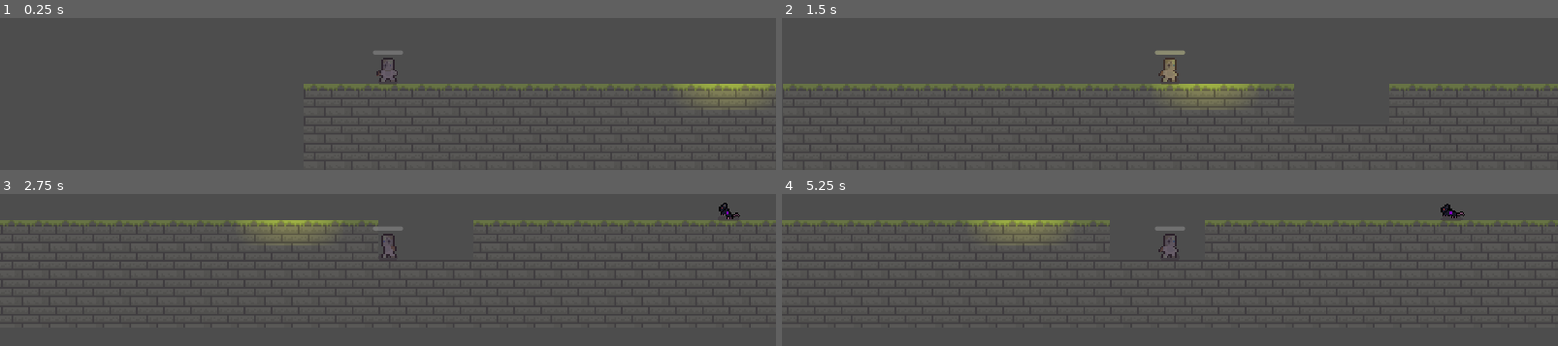
Above: before the commit, frames 1-4 (two rows, left to right).
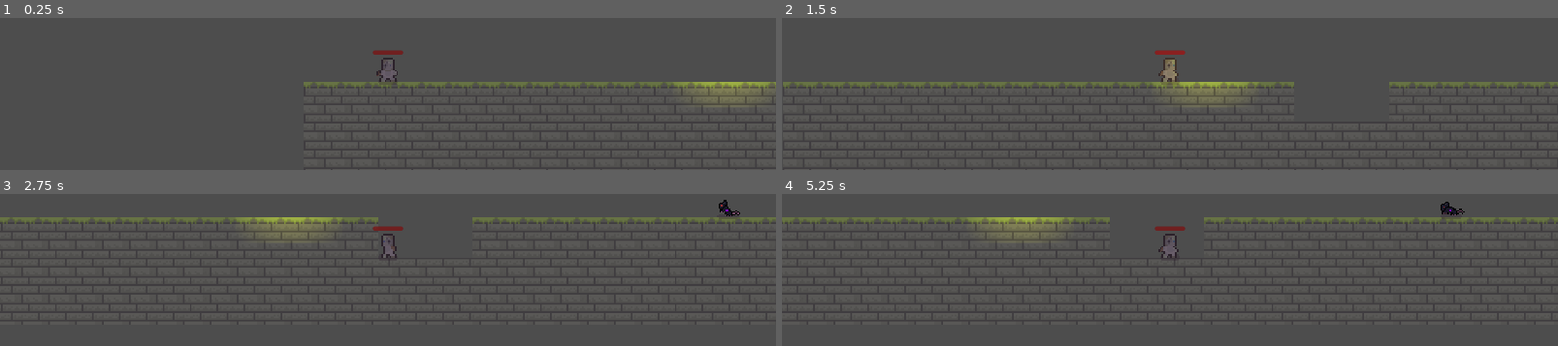
Above: after the commit, the same moments.

Repository: PlantvZombie/Game
Game: Godot game, scene res://Level1.tscn
The game is run twice, just before and just after one commit, with the same random seed, the same clock (stepped at 60 frames per second) and the same inputs.
Inputs (mouse positions are in pixels of both pictures, inside the frame that each line leads up to):
- Up to frame 1 (0.25 s): no input
- Up to frame 2 (1.5 s): tap Enter at 0.5 s; move the mouse to (outside the picture) at 0.52 s; hold D (right) from 0.53 s (still down); click (outside the picture) at 0.6 s; tap W (up) at 0.77 s; move the mouse to (outside the picture) at 1.27 s; right-click (outside the picture) at 1.35 s
- Up to frame 3 (2.75 s): tap W (up) at 1.52 s; move the mouse to (outside the picture) at 2.02 s; release D (right) at 2.03 s; hold A (left) from 2.03 s (still down); tap Space (space) at 2.1 s
- Up to frame 4 (5.25 s): move the mouse to (1131, 215) at 2.77 s; release A (left) at 2.78 s; hold D (right) 2.78-4.28 s; click (1131, 215) at 2.85 s; tap W (up) at 3.02, 3.77, 4.52 s; move the mouse to (outside the picture) at 3.52 s; right-click (outside the picture) at 3.6 s; move the mouse to (outside the picture) at 4.27 s; hold A (left) 4.28-5.03 s; tap Space (space) at 4.35 s; move the mouse to (outside the picture) at 5.02 s; hold D (right) from 5.03 s (still down); click (outside the picture) at 5.1 s

The runs differ from the first frame. In frame 1, 5.3% of the frame differs, in the area x 39-100%, y 21-100%; in frame 2, 7.9%; in frame 3, 10%; in frame 4, 11%, in the area x 0-100%, y 5-86%.

Commit message:
Changed Character Hitbox + Added Music

Diff:
--- a/Level1.tscn
+++ b/Level1.tscn
@@ -6,6 +6,7 @@
 [ext_resource type="PackedScene" uid="uid://dluf0lkl8gr5l" path="res://rat.tscn" id="4_wm20k"]
 [ext_resource type="PackedScene" uid="uid://bvkhpyt8vf03o" path="res://grapple_target.tscn" id="5_pg3jr"]
 [ext_resource type="AudioStream" uid="uid://clx6edfvgdwt2" path="res://Sounds/sewer-drain-86329.mp3" id="6_h4ii6"]
+[ext_resource type="AudioStream" uid="uid://bf7nnv78n4msn" path="res://Sounds/Tenebrous Brothers Carnival - Snake Lady.mp3" id="7_1m5jp"]
 
 [sub_resource type="TileSetAtlasSource" id="TileSetAtlasSource_ggv5s"]
 texture = ExtResource("2_8ycjo")
@@ -492,6 +493,11 @@
 autoplay = true
 max_distance = 1e+06
 
+[node name="AudioStreamPlayer" type="AudioStreamPlayer" parent="."]
+stream = ExtResource("7_1m5jp")
+volume_db = -15.0
+autoplay = true
+
 [connection signal="Attacked" from="Character" to="Rat" method="_on_character_attacked"]
 [connection signal="RatAttack" from="Rat" to="Character" method="_on_rat_rat_attack"]
 [connection signal="body_entered" from="Area2D" to="." method="_on_area_2d_body_entered"]
--- a/character.tscn
+++ b/character.tscn
@@ -8,9 +8,8 @@
 [ext_resource type="AudioStream" uid="uid://bacm5w1lx8uto" path="res://Sounds/homemadeoof-47509.mp3" id="6_d07h4"]
 [ext_resource type="AudioStream" uid="uid://bgeuwwefmjiy3" path="res://Sounds/desperate-shout-106691.mp3" id="7_b66xk"]
 
-[sub_resource type="CapsuleShape2D" id="CapsuleShape2D_8mbu1"]
-radius = 11.0
-height = 34.0
+[sub_resource type="RectangleShape2D" id="RectangleShape2D_7j4op"]
+size = Vector2(23, 28)
 
 [sub_resource type="ShaderMaterial" id="ShaderMaterial_dm4cm"]
 shader = ExtResource("1_g03qj")
@@ -364,7 +363,7 @@
 script = ExtResource("1_7og8y")
 
 [node name="CollisionShape2D" type="CollisionShape2D" parent="."]
-shape = SubResource("CapsuleShape2D_8mbu1")
+shape = SubResource("RectangleShape2D_7j4op")
 
 [node name="Sprite2D" type="AnimatedSprite2D" parent="CollisionShape2D"]
 texture_filter = 1
@@ -396,6 +395,7 @@
 zoom = Vector2(1.25, 1.25)
 
 [node name="ProgressBar" type="ProgressBar" parent="."]
+modulate = Color(1, 0, 0, 1)
 offset_left = -18.0
 offset_top = -23.0
 offset_right = 18.0
Not shown: 1 places in Level1.tscn that only renumber resources
Not shown, added: Sounds/Tenebrous Brothers Carnival - Snake Lady.mp3.import
Not shown, added: Sounds/Tenebrous Brothers Carnival - Snake Lady.mp3
